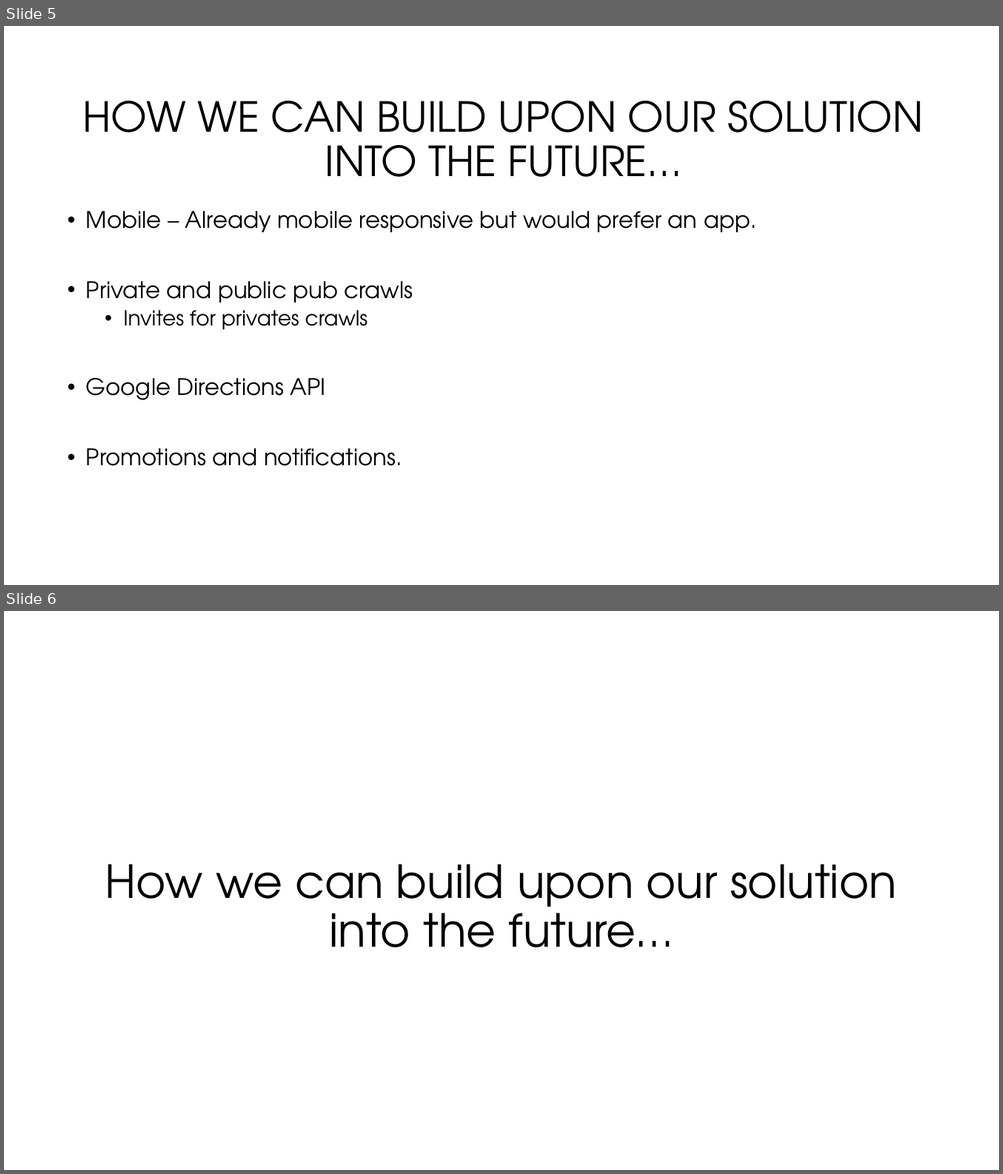
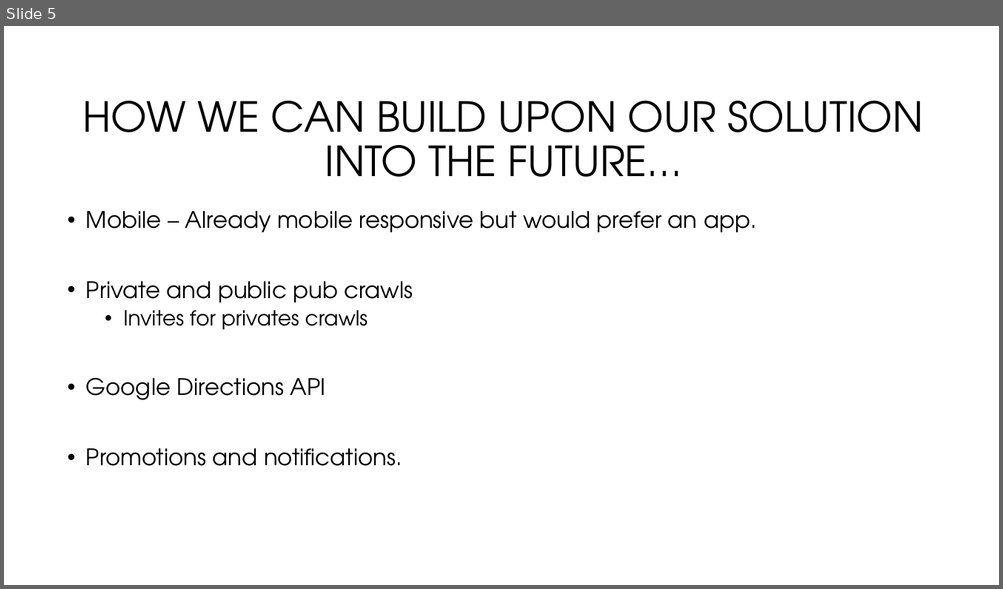
Before and after one commit to HamishBuckmaster/BAU-Hackathon, a slide deck: BnB Pitch (FINAL).pptx. Shown one above the other, each under a label of ours: slides 5 and 6 before the commit, slide 5 after it. The pictures are 1003x1174 and 1003x589 pixels, drawn with LibreOffice and Linux fonts; fonts in the diff are those of the drawing; background and template pictures are left out. Boxes give left, top, right and bottom in pixels: in the first picture for what was removed or moved away, otherwise in the second. Text is boxed around its words. In the diff, an @@ line names an element or a change of style, - is before the commit and + after.

```diff
--- a/BnB Pitch (FINAL).pptx
+++ b/BnB Pitch (FINAL).pptx
@@ slide 6 removed at [4,611,999,1170], background #FFFFFF @@
@@ text removed at [105,864,896,948] @@
-How we can build upon our solution into the future…
```
Also in this commit, not shown: 1 slide added, 1 other slide removed, 6 other files.
